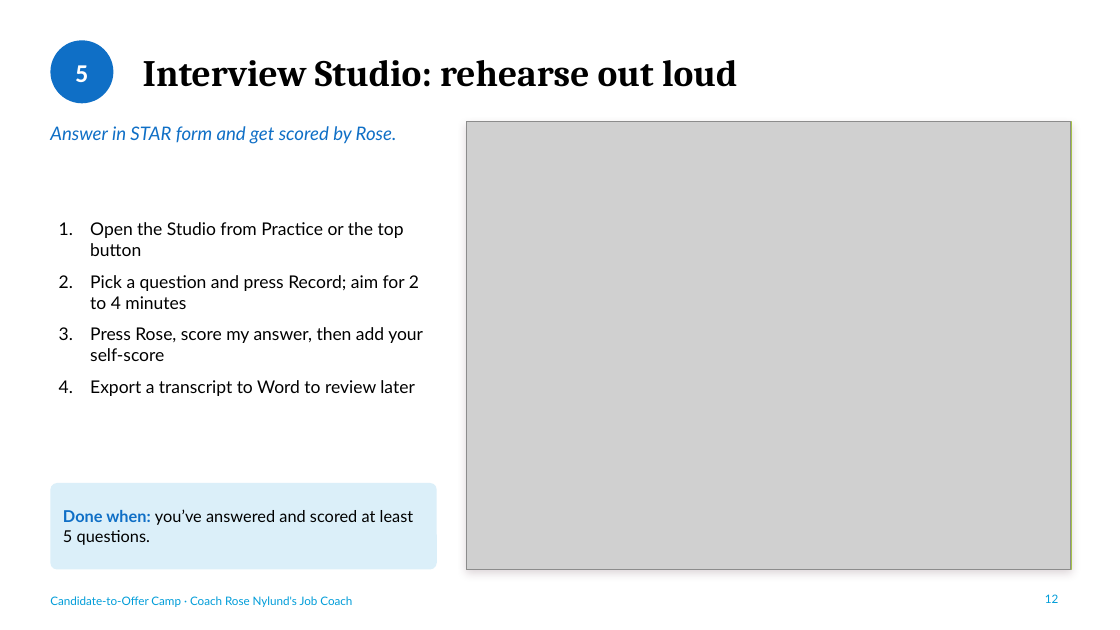
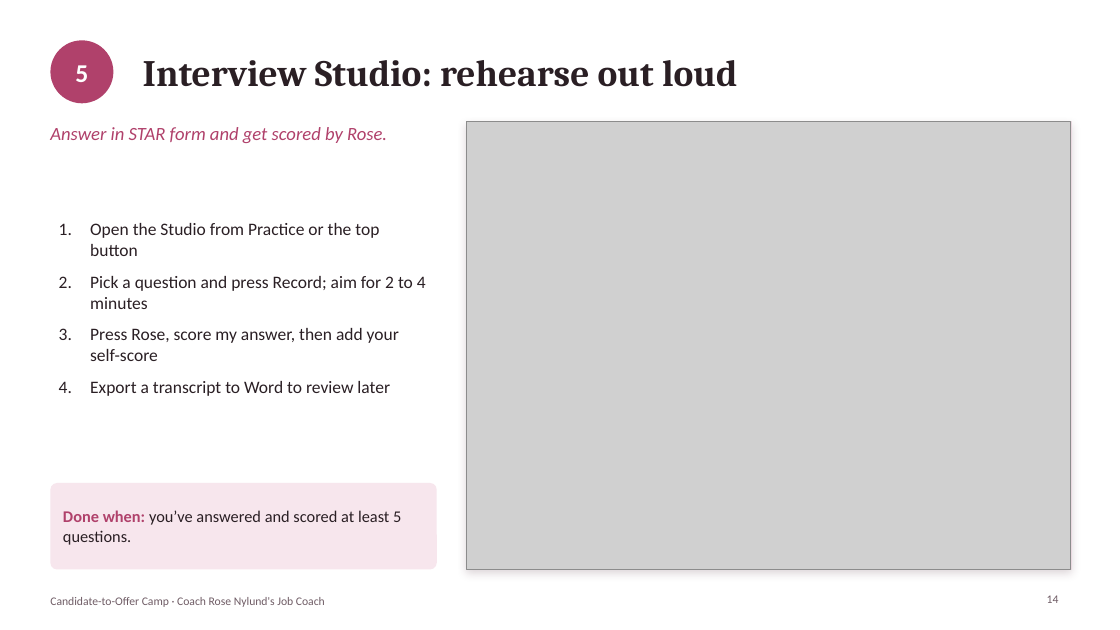
Before and after one commit to scaruana33-code/mock-interviews2, a slide deck: slide 14 of home/docs/Candidate-to-Offer-Camp-Guide-recording-script.ppsx (slide 12 before the commit). Drawn at 1120x630 pixels with LibreOffice and Linux fonts; fonts in the diff are those of the drawing; grey boxes stand for pictures. Boxes give left, top, right and bottom in pixels: in the first picture for what was removed or moved away, otherwise in the second. Text is boxed around its words. In the diff, an @@ line names an element or a change of style, - is before the commit and + after.

```diff
--- a/home/docs/Candidate-to-Offer-Camp-Guide-recording-script.ppsx
+++ b/home/docs/Candidate-to-Offer-Camp-Guide-recording-script.ppsx
@@ ellipse at box(50, 40, 113, 103): fill #0F6FC6 to #B0416B @@
@@ title "Interview Studio: rehearse out loud" at box(143, 60, 737, 87): text colour #000000 to #2A1F24 @@
@@ text "Answer in STAR form and ..." at box(50, 127, 387, 143): font Lato to Calibri, text colour #0F6FC6 to #B0416B @@
@@ rectangle at box(466, 122, 1071, 570): outline #A5C249 1 pt to #EAD9E0 1 pt @@
@@ text "Open the Studio from Practice ..." at box(90, 223, 426, 396): font Lato to Calibri, text colour #000000 to #2A1F24 @@
@@ rounded rectangle at box(50, 483, 437, 570): fill #DBEFF9 to #F7E6ED @@
@@ text "Done when: you’ve answered and ..." at box(63, 510, 401, 545): font Lato to Calibri; text colour #0F6FC6 to #B0416B in "Done when:"; text colour #000000 to #2A1F24 in "you’ve answered and scored at least 5 ..." @@
@@ text "Candidate-to-Offer Camp · Coach Rose ..." at box(50, 597, 325, 607): font Lato to Calibri, text colour #009DD9 to #6F5C65 @@
@@ page number at box(1047, 595, 1059, 603): text changed; font Lato to Calibri; text colour #009DD9 to #6F5C65 @@
-12
+14
```
Also in this commit, not shown: 16 other slides changed, 3 slides added, 18 other files.
